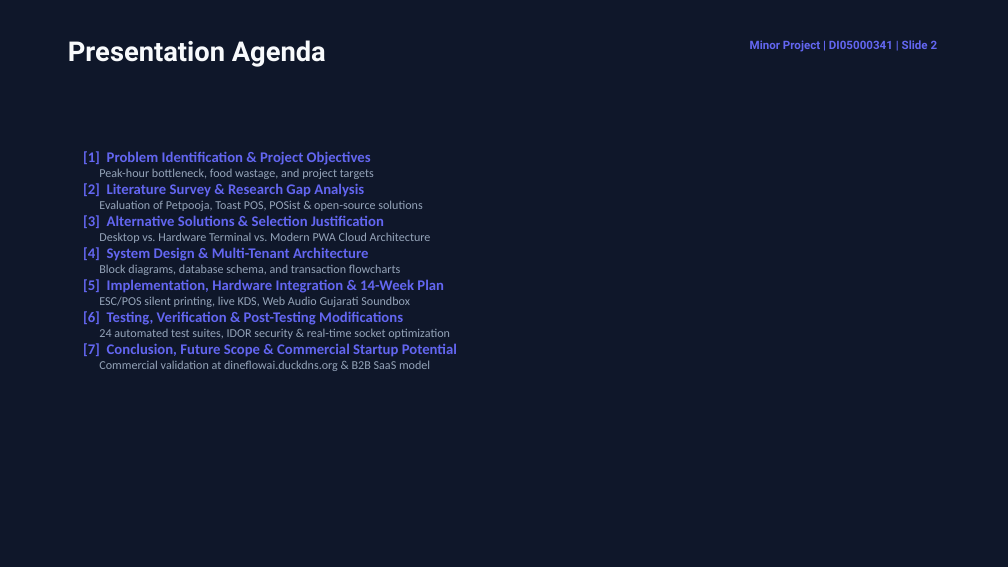
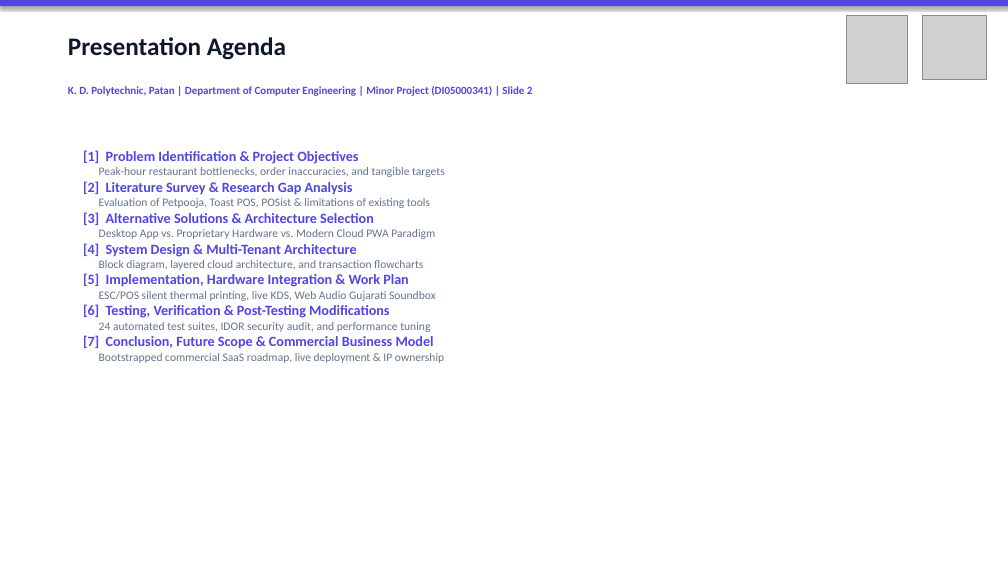
Before and after one commit to Shubh-Patel-07/DineFlow-AI, a slide deck: slide 2 of docs/DineFlow_AI_GTU_Minor_Project_Presentation.pptx. Drawn at 1008x567 pixels with LibreOffice and Linux fonts; fonts in the diff are those of the drawing; grey boxes stand for pictures. Boxes give left, top, right and bottom in pixels: in the first picture for what was removed or moved away, otherwise in the second. Text is boxed around its words. In the diff, an @@ line names an element or a change of style, - is before the commit and + after.

Commit message:
docs(gtu): embed official GTU and KDP Patan logos, light academic theme presentation, and exact chapter page breaks

```diff
--- a/docs/DineFlow_AI_GTU_Minor_Project_Presentation.pptx
+++ b/docs/DineFlow_AI_GTU_Minor_Project_Presentation.pptx
@@ rectangle at [0,0,1008,567]: fill #0F172A to #FFFFFF @@
@@ rectangle added at [0,0,1008,6], fill #4F46E5 @@
@@ text "Presentation Agenda" at [68,37,286,60]: size 26 to 24 pt, font Roboto to Calibri, text colour #F8FAFC to #0F172A @@
@@ picture added at [847,15,907,83] @@
@@ picture added at [923,15,987,79] @@
@@ text removed at [750,40,938,52] @@
-Minor Project | DI05000341 | Slide 2
@@ text added at [68,86,533,96], 10.5 pt, text #4F46E5, bold @@
+K. D. Polytechnic, Patan | Department of Computer Engineering | Minor Project (DI05000341) | Slide 2
@@ text at [83,150,389,318]: size 14 to 13.5 pt, text colour #6366F1 to #4F46E5 in "[1] Problem Identification & Project Objectives", "[2] Literature Survey & Research Gap Analysis", "[4] System Design & Multi-Tenant Architecture", "[6] Testing, Verification & Post-Testing Modifications" @@
@@ text at [99,167,445,177]: text changed; size 11.5 to 11 pt; text colour #94A3B8 to #64748B @@
-Peak-hour bottleneck, food wastage, and project targets
+Peak-hour restaurant bottlenecks, order inaccuracies, and tangible targets
@@ text at [83,198,435,239]: text changed; size 11.5 to 11 pt; text colour #94A3B8 to #64748B @@
-Evaluation of Petpooja, Toast POS, POSist & open-source solutions
-[3] Alternative Solutions & Selection Justification
-Desktop vs. Hardware Terminal vs. Modern PWA Cloud Architecture
+Evaluation of Petpooja, Toast POS, POSist & limitations of existing tools
+[3] Alternative Solutions & Architecture Selection
+Desktop App vs. Proprietary Hardware vs. Modern Cloud PWA Paradigm
@@ text at [83,260,436,301]: text changed; size 11.5 to 11 pt; text colour #94A3B8 to #64748B @@
-Block diagrams, database schema, and transaction flowcharts
-[5] Implementation, Hardware Integration & 14-Week Plan
-ESC/POS silent printing, live KDS, Web Audio Gujarati Soundbox
+Block diagram, layered cloud architecture, and transaction flowcharts
+[5] Implementation, Hardware Integration & Work Plan
+ESC/POS silent thermal printing, live KDS, Web Audio Gujarati Soundbox
@@ text at [83,322,444,363]: text changed; size 11.5 to 11 pt; text colour #94A3B8 to #64748B @@
-24 automated test suites, IDOR security & real-time socket optimization
-[7] Conclusion, Future Scope & Commercial Startup Potential
-Commercial validation at dineflowai.duckdns.org & B2B SaaS model
+24 automated test suites, IDOR security audit, and performance tuning
+[7] Conclusion, Future Scope & Commercial Business Model
+Bootstrapped commercial SaaS roadmap, live deployment & IP ownership
```
Also in this commit, not shown: 16 other slides changed, 5 other files.
